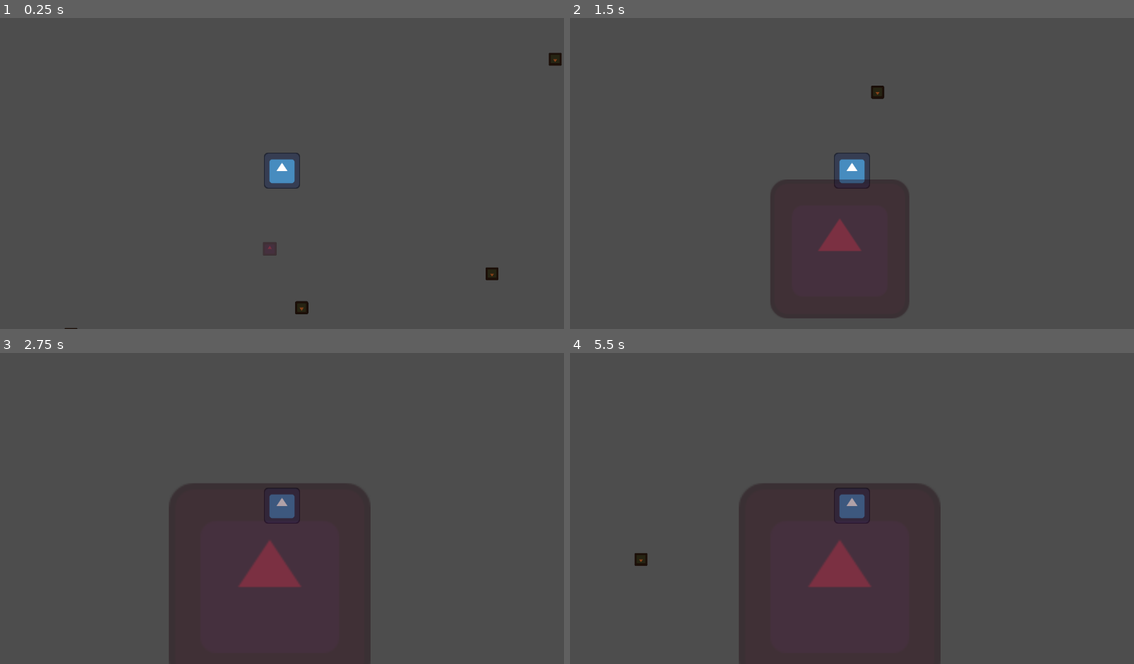
Above: before the commit, frames 1-4 (two rows, left to right).
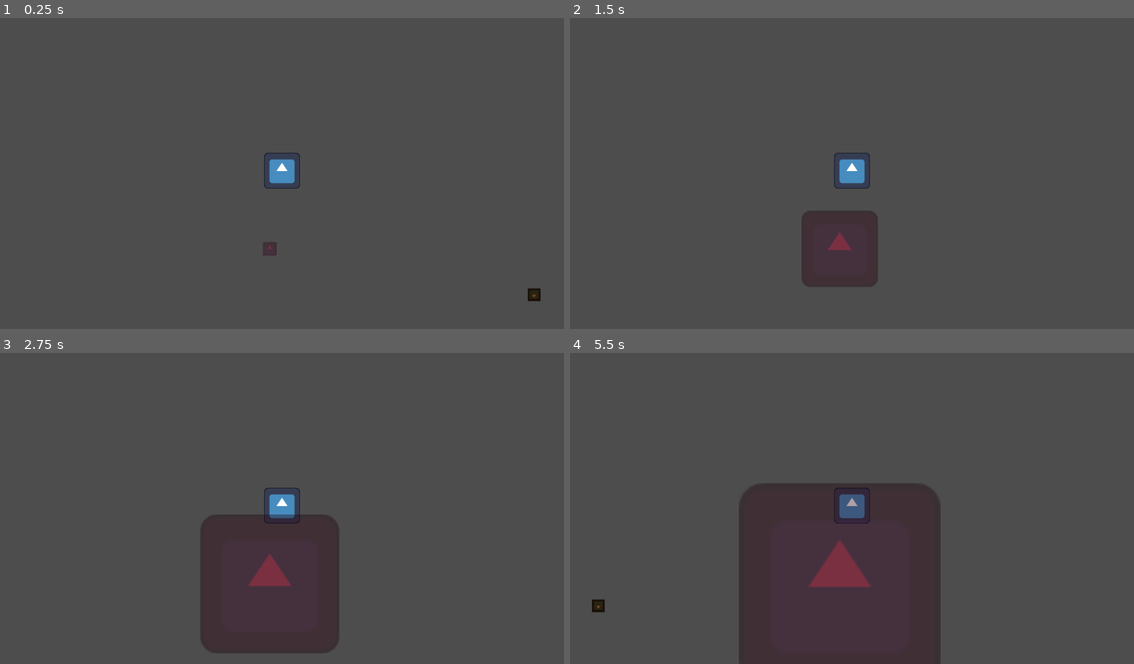
Above: after the commit, the same moments.

Repository: Lu-ni/upsi-jam-6
Game: Godot game, scene res://scenes/MainScene.tscn
Same seed, same stepped clock (60 frames per second), same inputs: the game is played once before the commit and once after it. The engine's default icon, where the game draws it, is replaced by a stand-in: a white triangle on a blue panel in a dark square.
Inputs:
- Up to frame 1 (0.25 s): no input
- Up to frame 2 (1.5 s): hold Right (ui_right) 0.53-1.28 s; hold Down (ui_down) from 1.28 s (still down)
- Up to frame 3 (2.75 s): release Down (ui_down) at 2.03 s; hold Right (ui_right) from 2.03 s (still down)
- Up to frame 4 (5.5 s): tap Enter at 2.75, 5 s; release Right (ui_right) at 2.78 s; hold W (ui_up) 2.78-3.53 s; hold Left (ui_left) 3.53-5.03 s; tap Space at 4.25 s; hold Down (ui_down) from 5.03 s (still down)

The runs differ from the first frame. In frame 1, 0.4% of the frame differs, in the area x 11-100%, y 11-100%; in frame 2, 7.8%; in frame 3, 10%, in the area x 30-66%, y 41-100%; in frame 4, 0.2%.

Commit message:
Changed main scene

Diff:
--- a/scenes/MainScene.tscn
+++ b/scenes/MainScene.tscn
@@ -9,10 +9,10 @@
 position = Vector2(158, 103)
 
 [node name="Drop" parent="." unique_id=1198643905 instance=ExtResource("2_ibiss")]
-position = Vector2(207, 446)
+position = Vector2(264, 552)
 
 [node name="Drop2" parent="." unique_id=2131232123 instance=ExtResource("2_ibiss")]
-position = Vector2(-273, 438)
+position = Vector2(-360, 533)
 
 [node name="Drop3" parent="." unique_id=1843587422 instance=ExtResource("2_ibiss")]
 position = Vector2(-782, 285)
@@ -21,10 +21,10 @@
 position = Vector2(-625, -374)
 
 [node name="Drop5" parent="." unique_id=1470386848 instance=ExtResource("2_ibiss")]
-position = Vector2(587, 314)
+position = Vector2(673, 357)
 
 [node name="Drop6" parent="." unique_id=2020633068 instance=ExtResource("2_ibiss")]
-position = Vector2(716, -125)
+position = Vector2(836, -188)
 
 [node name="Drop7" parent="." unique_id=1528787226 instance=ExtResource("2_ibiss")]
 position = Vector2(291, -368)
